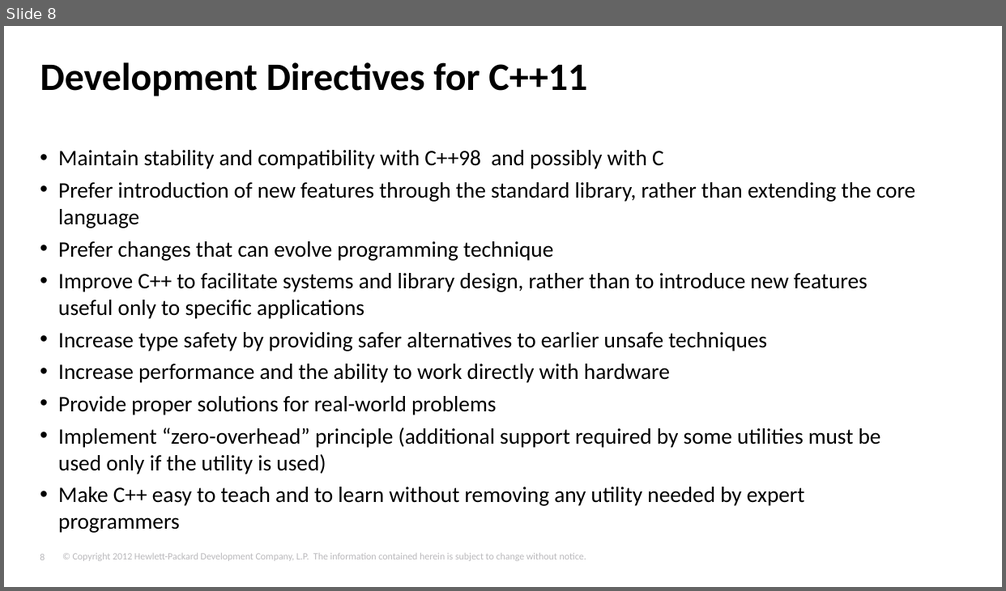
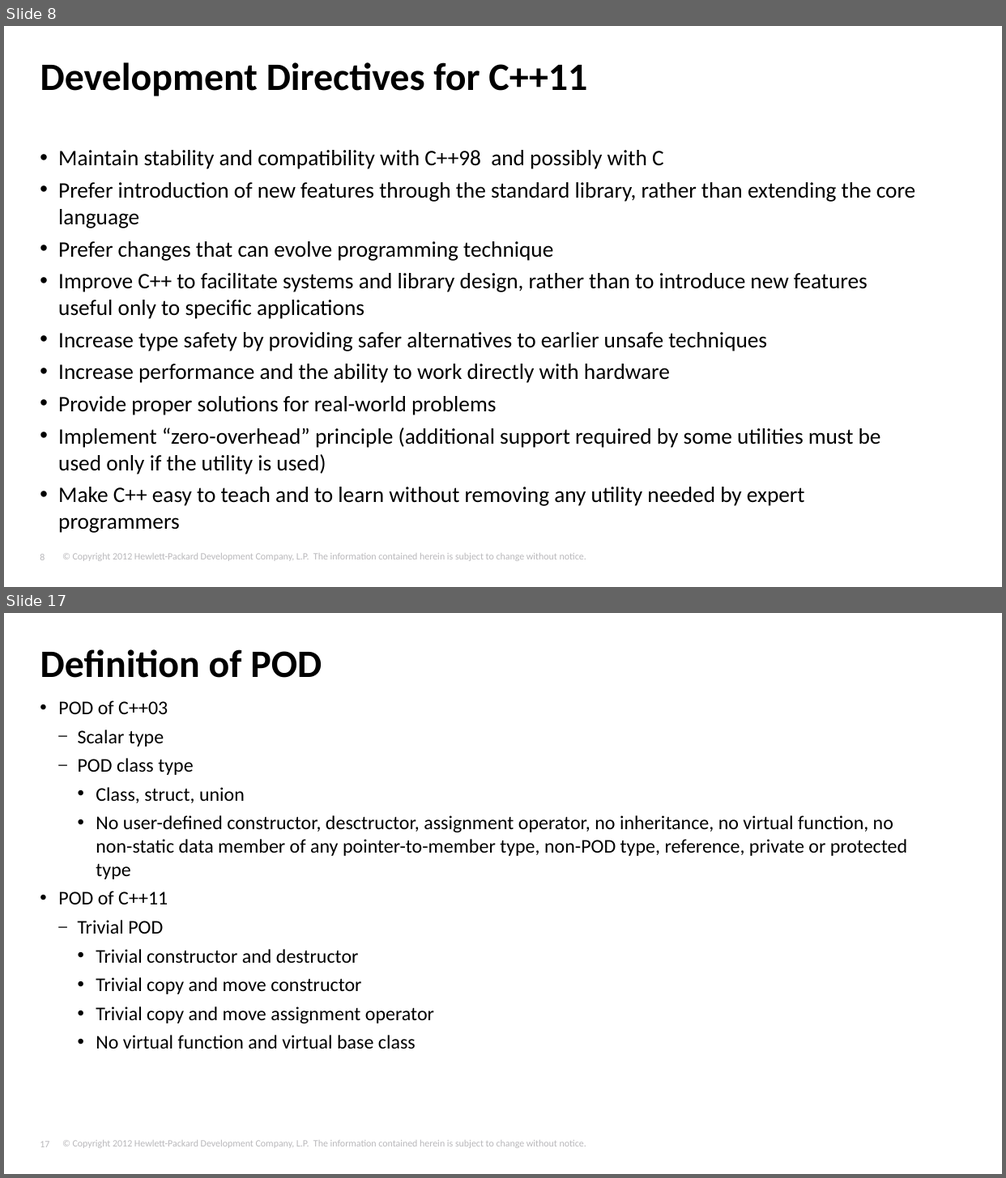
Before and after one commit to tjliupeng/CPP11, a slide deck: C++11.pptx. Shown one above the other, each under a label of ours: slide 8 before the commit, slides 8 and 17 after it; the slides between them are not shown. The pictures are 1006x591 and 1006x1178 pixels, drawn with LibreOffice and Linux fonts; fonts in the diff are those of the drawing; background and template pictures are left out. Boxes give left, top, right and bottom in pixels: in the first picture for what was removed or moved away, otherwise in the second. Text is boxed around its words. In the diff, an @@ line names an element or a change of style, - is before the commit and + after.

```diff
--- a/C++11.pptx
+++ b/C++11.pptx
@@ slide 17 added at box(4, 613, 1002, 1174), background #FFFFFF; not listed: 2 template elements that a slide beside it also shows @@
@@ title added at box(40, 649, 322, 678), 28 pt, text #000000, bold @@
+Definition of POD
@@ text added at box(58, 700, 907, 1049), 14 pt, text #000000 @@
+• POD of C++03
+  – Scalar type
+  – POD class type
+    • Class, struct, union
+    • No user-defined constructor, desctructor, assignment operator, no inheritance, no virtual function, no non-static data member of any pointer-to-member type, non-POD type, reference, private or protected type
+• POD of C++11
+  – Trivial POD
+    • Trivial constructor and destructor
+    • Trivial copy and move constructor
+    • Trivial copy and move assignment operator
+    • No virtual function and virtual base class
```
Also in this commit, not shown: 7 slides changed, 45 other slides added, 15 slides removed, 1 other file.
